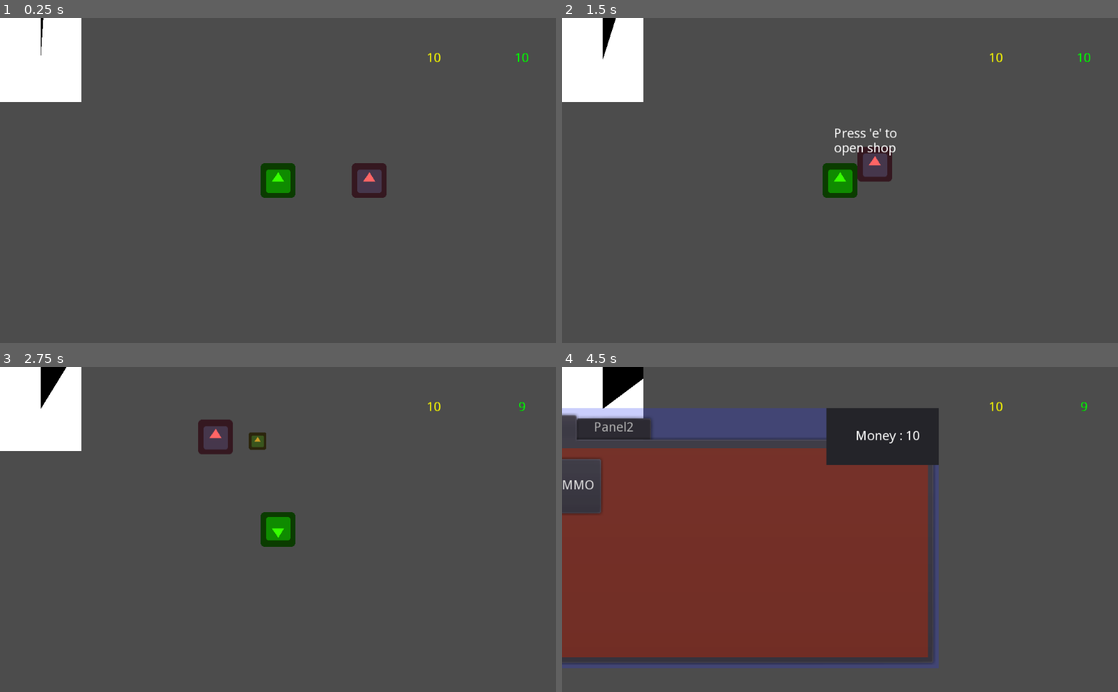
Above: before the commit, frames 1-4 (two rows, left to right).
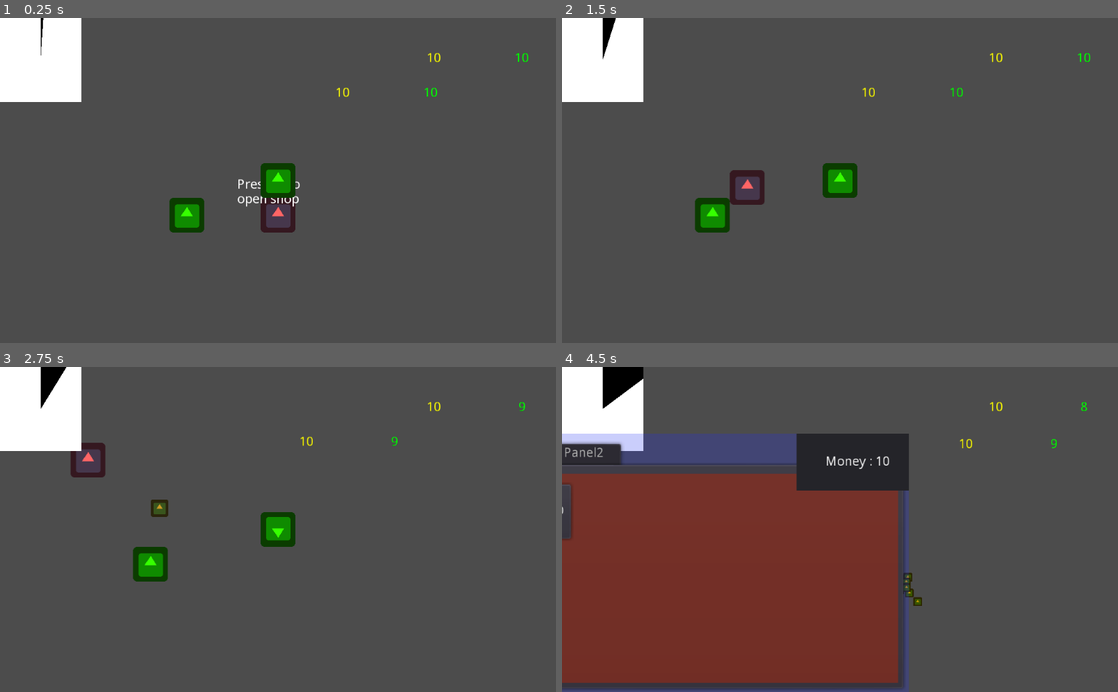
Above: after the commit, the same moments.

Repository: ygda-org/duckin
Game: Godot game, scene res://scenes/player/player_test.tscn
Two runs of this game, one before a commit and one after it. Both use one fixed random seed, a clock stepped at 60 frames per second and the inputs below. This scene is started directly instead of the project's main scene. The engine's default icon, where the game draws it, is replaced by a stand-in: a white triangle on a blue panel in a dark square.
Inputs (mouse positions are in pixels of both pictures, inside the frame that each line leads up to):
- Up to frame 1 (0.25 s): no input
- Up to frame 2 (1.5 s): tap E (interact) at 0.5, 0.6, 1.25, 1.35 s; move the mouse to (962, 164) at 0.52 s; hold D (move_right) 0.53-1.28 s; move the mouse to (728, 196) at 1.27 s; hold S (move_backwards) from 1.28 s (still down)
- Up to frame 3 (2.75 s): move the mouse to (333, 458) at 2.02 s; release S (move_backwards) at 2.03 s; hold D (move_right) from 2.03 s (still down); click (333, 458) at 2.1 s; tap E (interact) at 2.3 s
- Up to frame 4 (4.5 s): move the mouse to (812, 594) at 2.77 s; release D (move_right) at 2.78 s; hold W (move_forwards) 2.78-3.53 s; tap E (interact) at 2.85, 3.5, 3.6, 4.25 s; move the mouse to (1006, 578) at 3.52 s; hold A (move_left) from 3.53 s (still down); move the mouse to (673, 480) at 4.27 s; click (673, 480) at 4.35 s

The runs differ from the first frame. In frame 1, 1.6% of the frame differs, in the area x 30-79%, y 21-67%; in frame 2, 1.8%; in frame 3, 1.8%; in frame 4, 23%, in the area x 0-95%, y 11-100%.
Error before the commit: Invalid set index 'is_active' (on base: 'Nil') with value of type 'bool'. (res://scenes/shop/shop.gd:23)
Error after the commit: Invalid get index 'money' (on base: 'Nil'). (res://scenes/shop/shop_menu.gd:7)

Commit message:
Fixed Shop Scene
Seemed to be missing "Player" node, so I readded it

Diff:
--- a/scenes/shop/shop.gd
+++ b/scenes/shop/shop.gd
@@ -17,6 +17,7 @@
 		player.is_active = false
 		menu = MENU.instance()
 		menu.position = get_viewport().size / 2
+		menu.playerRef = player
 		get_viewport().add_child(menu)
 		$RichTextLabel.text = "Press 'e' to close shop"
 	else:
--- a/scenes/shop/shop.tscn
+++ b/scenes/shop/shop.tscn
@@ -1,7 +1,8 @@
-[gd_scene load_steps=5 format=2]
+[gd_scene load_steps=6 format=2]
 
 [ext_resource path="res://icon.png" type="Texture" id=1]
 [ext_resource path="res://scenes/shop/shop.gd" type="Script" id=2]
+[ext_resource path="res://scenes/player/player.tscn" type="PackedScene" id=3]
 
 [sub_resource type="RectangleShape2D" id=1]
 extents = Vector2( 32, 32 )
@@ -42,5 +43,7 @@
 "_edit_use_anchors_": true
 }
 
+[node name="player" parent="." instance=ExtResource( 3 )]
+
 [connection signal="body_entered" from="Area2D" to="." method="_on_Area2D_body_entered"]
 [connection signal="body_exited" from="Area2D" to="." method="_on_Area2D_body_exited"]
--- a/scenes/shop/shop_menu.gd
+++ b/scenes/shop/shop_menu.gd
@@ -1,16 +1,16 @@
 extends Node2D
 
-onready var player = get_node("/root/player_test/player")
+var playerRef = null
 onready var money_display = $Panel/Panel/money_display
 
 func _ready():
-	money_display.text = "Money : " + str(player.money)
+	money_display.text = "Money : " + str(playerRef.money)
 
 #func _process(delta):
 #	pass
 
 func _on_Button_button_down():
-	if player.money > 0:
-		player.food_count += 1
-		player.money -= 1
-		money_display.text = "Money : " + str(player.money)
+	if playerRef.money > 0:
+		playerRef.food_count += 1
+		playerRef.money -= 1
+		money_display.text = "Money : " + str(playerRef.money)
